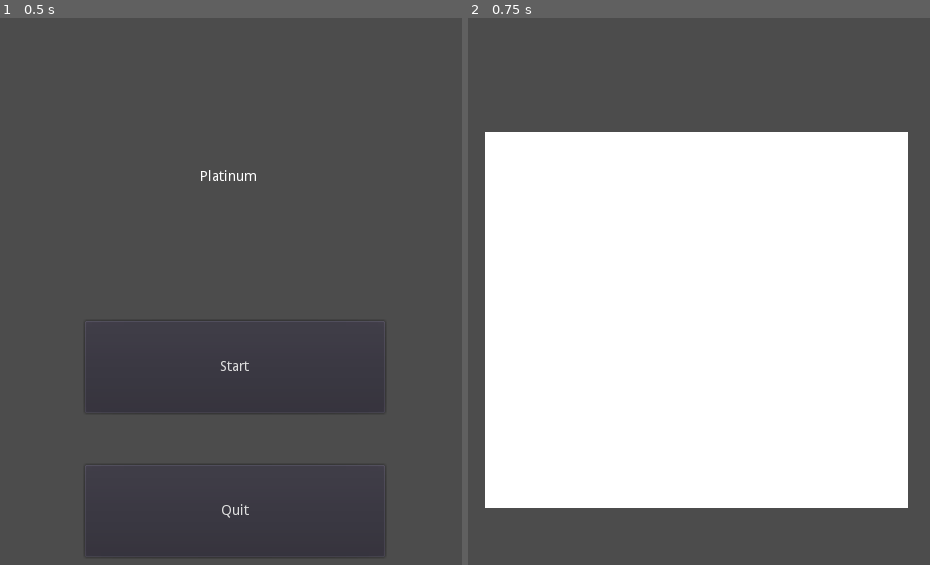
Above: before the commit, frames 1-2 (left to right).
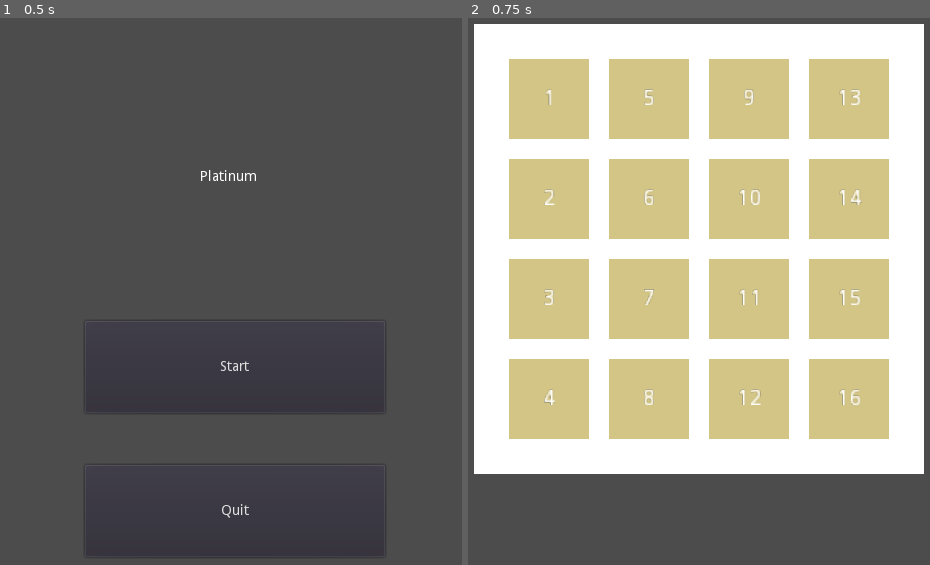
Above: after the commit, the same moments.

Repository: rafallatoszek/Platinum
Game: Godot game, scene res://Scenes/Main/Main.tscn
Same seed, same stepped clock (60 frames per second), same inputs: the game is played once before the commit and once after it. Before the commit the project starts from res://Main.tscn.
Inputs:
- Up to frame 1 (0.5 s): no input
- Up to frame 2 (0.75 s): click "Start" at 0.5 s

Frame 1 is identical in both runs. In frame 2, 60% of the frame differs, in the area x 1-99%, y 1-90%.

Commit message:
Refactor the project structure

Diff:
--- a/Main.gd
+++ /dev/null
@@ -1,6 +0,0 @@
-extends Node
-
-var score = 0
-
-func new_game():
-	get_tree().change_scene("res://Scenes/Game.tscn")
--- a/Scenes/Board.tscn
+++ /dev/null
@@ -1,9 +0,0 @@
-[gd_scene format=2]
-
-[node name="Board" type="Node2D"]
-
-[node name="ColorRect" type="ColorRect" parent="."]
-margin_left = 28.0
-margin_top = 171.0
-margin_right = 451.0
-margin_bottom = 547.0
--- /dev/null
+++ b/Scenes/Board/Block/Block.gd
@@ -0,0 +1,6 @@
+extends Node2D
+
+export var number: int = 0
+
+func _draw():
+	$ColorRect/Label.text = str(number)
--- /dev/null
+++ b/Scenes/Board/Block/Block.tscn
@@ -0,0 +1,18 @@
+[gd_scene load_steps=2 format=2]
+
+[ext_resource path="res://Scenes/Board/Block/Block.gd" type="Script" id=1]
+
+[node name="Block" type="Node2D"]
+script = ExtResource( 1 )
+number = 10
+
+[node name="ColorRect" type="ColorRect" parent="."]
+margin_right = 50.0
+margin_bottom = 50.0
+color = Color( 0.831373, 0.776471, 0.529412, 1 )
+
+[node name="Label" type="Label" parent="ColorRect"]
+margin_right = 50.0
+margin_bottom = 50.0
+align = 1
+valign = 1
--- /dev/null
+++ b/Scenes/Board/Board.gd
@@ -0,0 +1,34 @@
+extends Node
+
+var values = [
+	[1, 2, 3, 4],
+	[5, 6, 7, 8],
+	[9, 10, 11, 12],
+	[13, 14, 15, 16]]
+
+export var spacing: float = 1.0
+export var block_offset: Vector2 = Vector2(0.0, 0.0)
+export var block_scale: float = 1.0
+
+onready var block = preload("res://Scenes/Board/Block/Block.tscn")
+
+var blocks = []
+
+func _draw():
+	for b in blocks:
+		b.queue_free()
+	blocks = []
+	for i in values.size():
+		var row = values[i]
+		for j in row.size():
+			var val = row[j]
+			if val == null:
+				continue
+			var b = block.instance()
+			self.add_child(b)
+			b.number = val
+			b.global_scale = Vector2(block_scale, block_scale)
+			b.position = Vector2(
+				block_offset.x + i * spacing,
+				block_offset.y + j * spacing)
+			blocks.append(b)
--- /dev/null
+++ b/Scenes/Board/Board.tscn
@@ -0,0 +1,12 @@
+[gd_scene load_steps=2 format=2]
+
+[ext_resource path="res://Scenes/Board/Board.gd" type="Script" id=1]
+
+[node name="Board" type="Node2D"]
+script = ExtResource( 1 )
+spacing = 100.0
+block_scale = 2.0
+
+[node name="ColorRect" type="ColorRect" parent="."]
+margin_right = 450.0
+margin_bottom = 450.0
--- a/Scenes/Game.tscn
+++ /dev/null
@@ -1,7 +0,0 @@
-[gd_scene load_steps=2 format=2]
-
-[ext_resource path="res://Scenes/Board.tscn" type="PackedScene" id=1]
-
-[node name="Node" type="Node"]
-
-[node name="Board" parent="." instance=ExtResource( 1 )]
--- /dev/null
+++ b/Scenes/Game/Game.tscn
@@ -0,0 +1,10 @@
+[gd_scene load_steps=2 format=2]
+
+[ext_resource path="res://Scenes/Board/Board.tscn" type="PackedScene" id=1]
+
+[node name="Node" type="Node"]
+
+[node name="Board" parent="." instance=ExtResource( 1 )]
+position = Vector2( 17, 63 )
+block_offset = Vector2( 35, 35 )
+block_scale = 1.6
--- a/HUD.tscn
+++ b/Scenes/HUD/HUD.tscn
@@ -1,6 +1,6 @@
 [gd_scene load_steps=2 format=2]
 
-[ext_resource path="res://HUD.gd" type="Script" id=1]
+[ext_resource path="res://Scenes/HUD/HUD.gd" type="Script" id=1]
 
 [node name="HUD" type="CanvasLayer"]
 script = ExtResource( 1 )
--- /dev/null
+++ b/Scenes/Main/Main.gd
@@ -0,0 +1,9 @@
+extends Node
+
+var score = 0
+
+var game = preload("res://Scenes/Game/Game.tscn")
+
+func new_game():
+	if get_tree().change_scene_to(game):
+		print("Cannot load the main game... Panic")
--- a/Main.tscn
+++ b/Scenes/Main/Main.tscn
@@ -1,7 +1,7 @@
 [gd_scene load_steps=3 format=2]
 
-[ext_resource path="res://HUD.tscn" type="PackedScene" id=1]
-[ext_resource path="res://Main.gd" type="Script" id=2]
+[ext_resource path="res://Scenes/HUD/HUD.tscn" type="PackedScene" id=1]
+[ext_resource path="res://Scenes/Main/Main.gd" type="Script" id=2]
 
 [node name="Main" type="Node"]
 script = ExtResource( 2 )
--- a/project.godot
+++ b/project.godot
@@ -11,7 +11,7 @@
 [application]
 
 config/name="Platinum"
-run/main_scene="res://Main.tscn"
+run/main_scene="res://Scenes/Main/Main.tscn"
 config/icon="res://icon.png"
 
 [display]
Renamed: HUD.gd -> Scenes/HUD/HUD.gd
